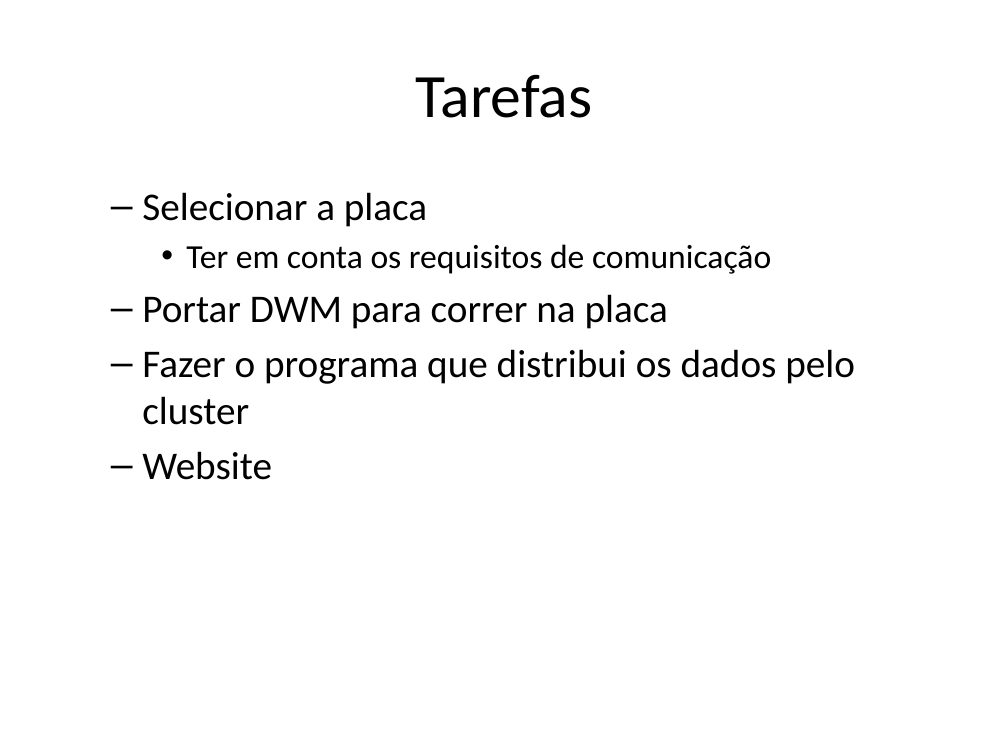
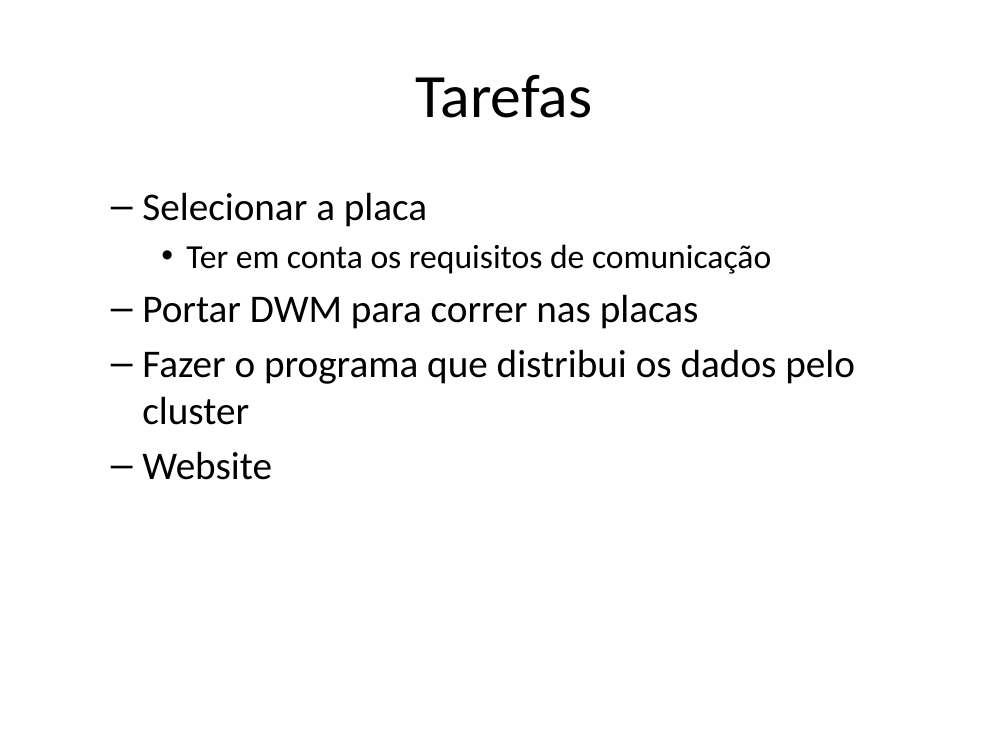
Before and after one commit to Meshotron2/comunication, a slide deck: slide 5 of m1-presentation/presentation.pptx. Drawn at 1008x756 pixels with LibreOffice and Linux fonts; fonts in the diff are those of the drawing. Boxes give left, top, right and bottom in pixels: in the first picture for what was removed or moved away, otherwise in the second. Text is boxed around its words. In the diff, an @@ line names an element or a change of style, - is before the commit and + after.

```diff
--- a/m1-presentation/presentation.pptx
+++ b/m1-presentation/presentation.pptx
@@ text at (x1=142, y1=294, x2=699, y2=329): text changed @@
-  – Portar DWM para correr na placa
+  – Portar DWM para correr nas placas
```
Also in this commit, not shown: 5 other slides changed, 3 other files.
